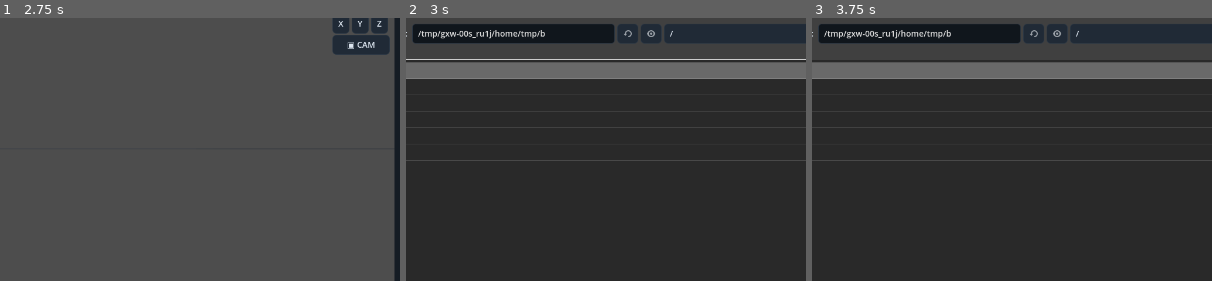
Above: before the commit, frames 1-3 (left to right).
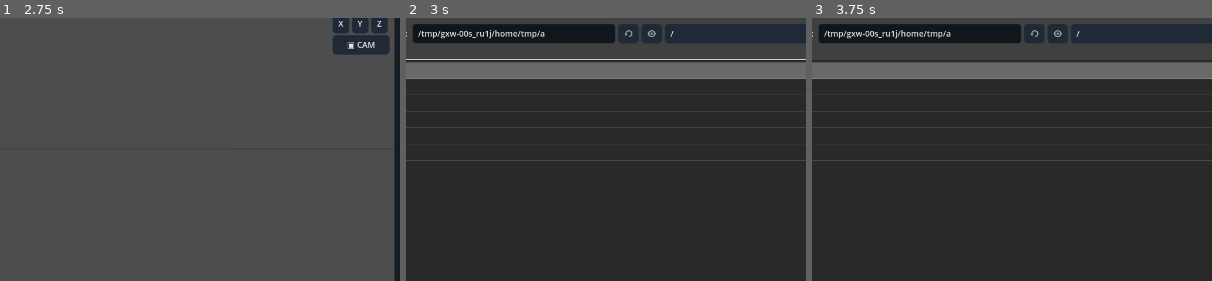
Above: after the commit, the same moments.

Repository: Onnevan/Kabuki
Game: Godot game, scene res://editor/main.tscn
Same seed, same stepped clock (60 frames per second), same inputs: the game is played once before the commit and once after it.
Inputs (mouse positions are % of the whole screen's width and height, from its top left):
- Up to frame 1 (2.75 s): click "↶" at 0.5 s; click "↷" at 1.25 s; click "OPEN" at 2 s
- Up to frame 2 (3 s): click "＋ IMPORT" at 2.75 s
- Up to frame 3 (3.75 s): click (37, 77) at 3.52 s; type "12" at 3.6 s
The pictures show only the part of the screen within x 27-77%, y 15-65%; the shares and areas given below are measured in that part.

Frame 1 is identical in both runs. In frame 2, 0.1% of the frame differs, in the area x 33-67%, y 3-9%; in frame 3, 0.1%.

Commit message:
Distinguish drawing layers in scene hierarchy

Diff:
--- a/editor/scene_object_controller.gd
+++ b/editor/scene_object_controller.gd
@@ -64,5 +64,6 @@
 		"camera": prefix = "▣ "
 		"light": prefix = "☼ "
 		"reference_canvas": prefix = "▱ "
+		"bitmap_layer": prefix = "▰ "
 		_: prefix = "◇ "
 	return "  ".repeat(depth(object_id)) + prefix + obj.name
